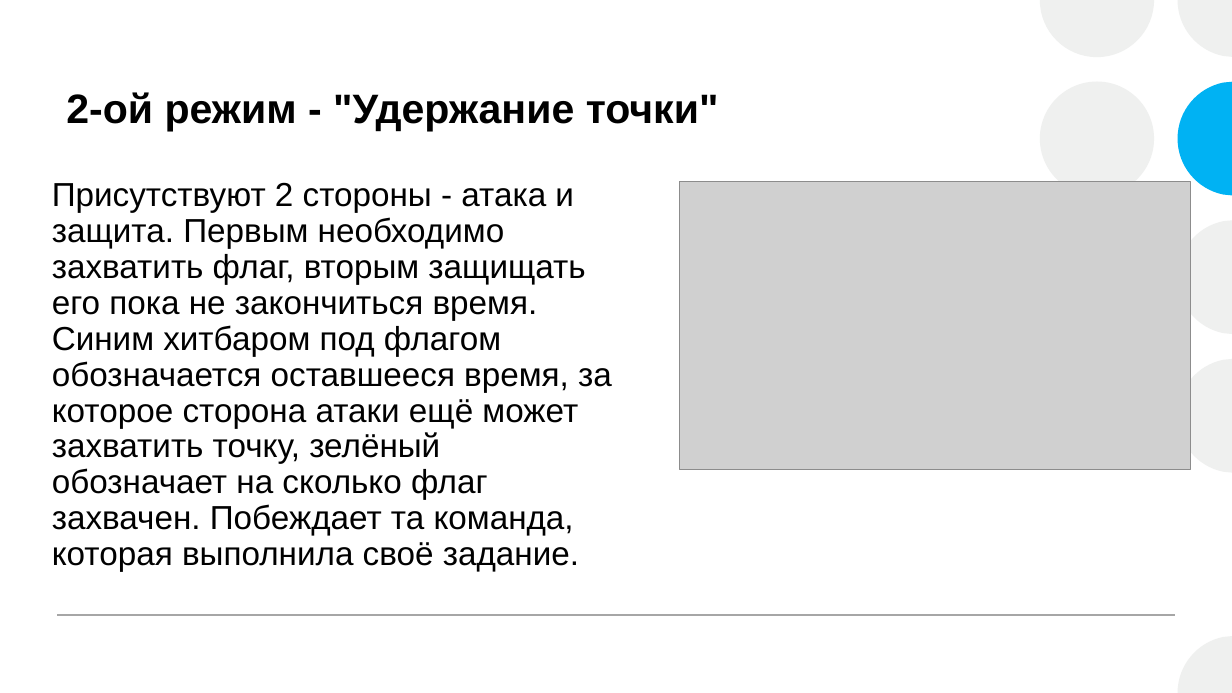
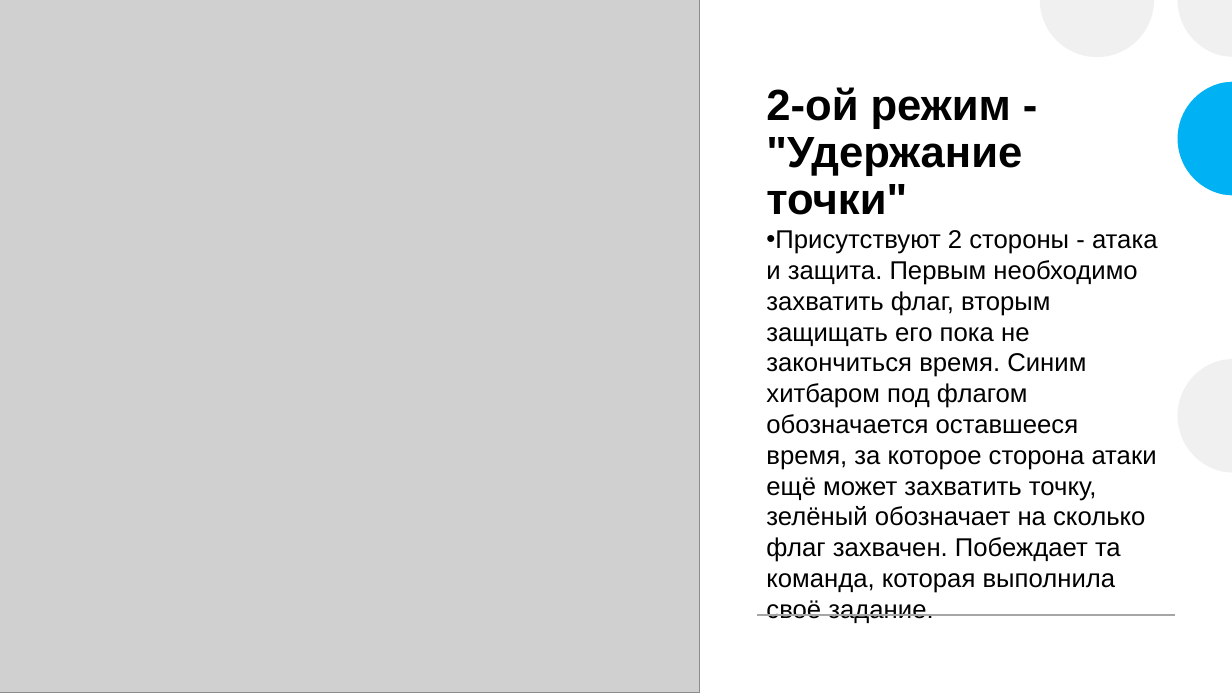
Before and after one commit to Lucian-y02/Quad-Mayhem, a slide deck: slide 11 of Проект pygame.pptx (slide 9 before the commit). Drawn at 1232x693 pixels with LibreOffice and Linux fonts; fonts in the diff are those of the drawing; grey boxes stand for pictures. Boxes give left, top, right and bottom in pixels: in the first picture for what was removed or moved away, otherwise in the second. Text is boxed around its words. In the diff, an @@ line names an element or a change of style, - is before the commit and + after.

```diff
--- a/Проект pygame.pptx
+++ b/Проект pygame.pptx
@@ rectangle added at box(0, 0, 1232, 693), fill #FFFFFF @@
@@ picture added at box(0, 0, 701, 693) @@
@@ title "2-ой режим - "Удержание точки"": place and size @@
-title "2-ой режим - "Удержание точки"" at box(66, 92, 719, 131)
+title "2-ой режим - "Удержание точки"" at box(766, 87, 1022, 215)
@@ title "2-ой режим - "Удержание точки"" at box(766, 87, 1022, 215): size 32 to 34 pt; line spacing 1 to 0.9 @@
@@ ellipse removed at box(1040, 81, 1154, 196) @@
@@ freeform shape removed at box(1177, 81, 1232, 195) @@
@@ freeform shape added at box(1177, 81, 1232, 195), fill #00B2F3 @@
@@ group added at box(1178, 81, 1232, 693): 4 freeform shapes @@
@@ picture removed at box(679, 181, 1190, 470) @@
@@ text "Присутствуют 2 стороны - атака ...": place and size @@
-text "Присутствуют 2 стороны - атака ..." at box(52, 182, 612, 572)
+text "Присутствуют 2 стороны - атака ..." at box(766, 230, 1158, 593)
@@ text "Присутствуют 2 стороны - атака ..." at box(766, 230, 1158, 593): size 25.9 to 20 pt; bullet none to •; line spacing 0.9 to 1 @@
@@ freeform shape removed at box(1177, 359, 1232, 472) @@
@@ freeform shape added at box(1177, 359, 1232, 472), fill #EFF0EF @@
@@ line removed from (57, 616) to (1175, 616) @@
@@ line added from (757, 616) to (1176, 616), #A6A6A6 1 pt @@
```
Also in this commit, not shown: 2 other slides changed, 9 slides added.
